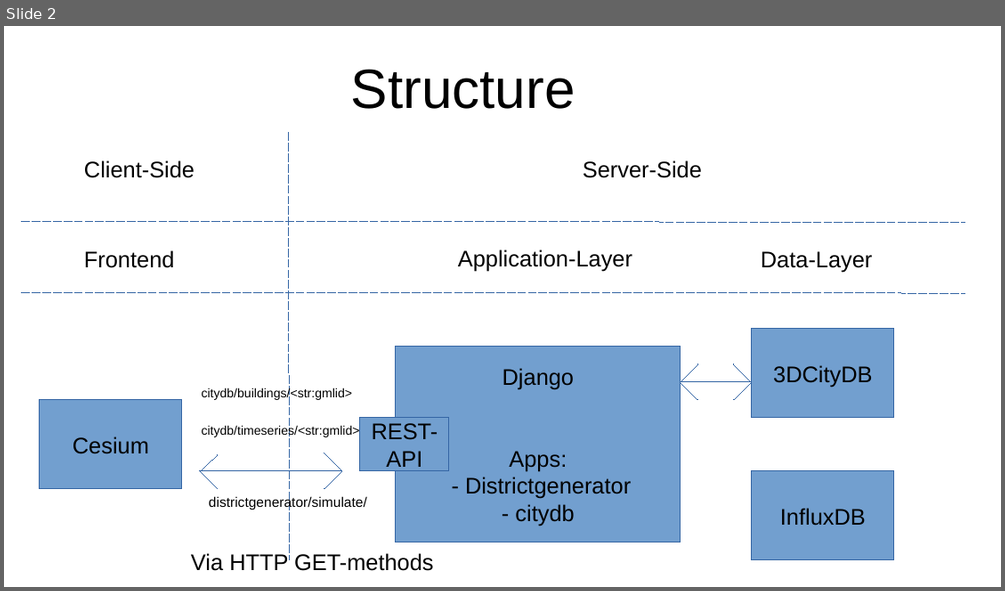
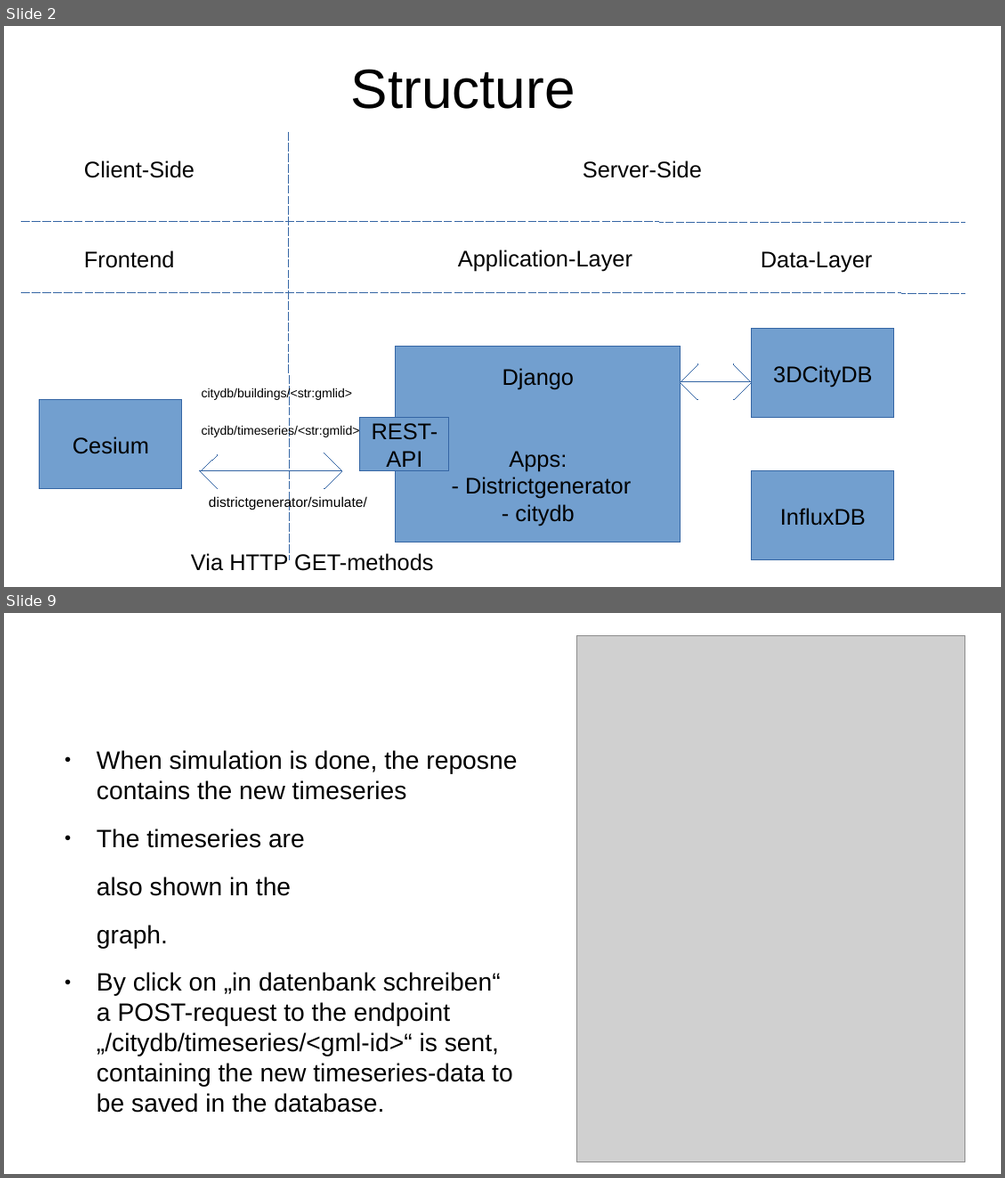
Before and after one commit to TUB-DVG/djangoCesium, a slide deck: doc/generalPresenation.odp. Shown one above the other, each under a label of ours: slide 2 before the commit, slides 2 and 9 after it; the slides between them are not shown. The pictures are 1005x591 and 1005x1178 pixels, drawn with LibreOffice and Linux fonts; fonts in the diff are those of the drawing; grey boxes stand for pictures. Boxes give left, top, right and bottom in pixels: in the first picture for what was removed or moved away, otherwise in the second. Text is boxed around its words. In the diff, an @@ line names an element or a change of style, - is before the commit and + after.

```diff
--- a/doc/generalPresenation.odp
+++ b/doc/generalPresenation.odp
@@ slide 9 added at <box>4,613,1001,1174</box>, background #FFFFFF @@
@@ picture added at <box>576,635,965,1162</box> @@
@@ text added at <box>97,750,517,1112</box>, 20 pt, text #000000 @@
+● When simulation is done, the reposne contains the new timeseries
+● The timeseries are
+also shown in the
+graph.
+● By click on „in datenbank schreiben“ a POST-request to the endpoint „/citydb/timeseries/<gml-id>“ is sent, containing the new timeseries-data to be saved in the database.
```
Also in this commit, not shown: 6 other slides added, 9 other files.
